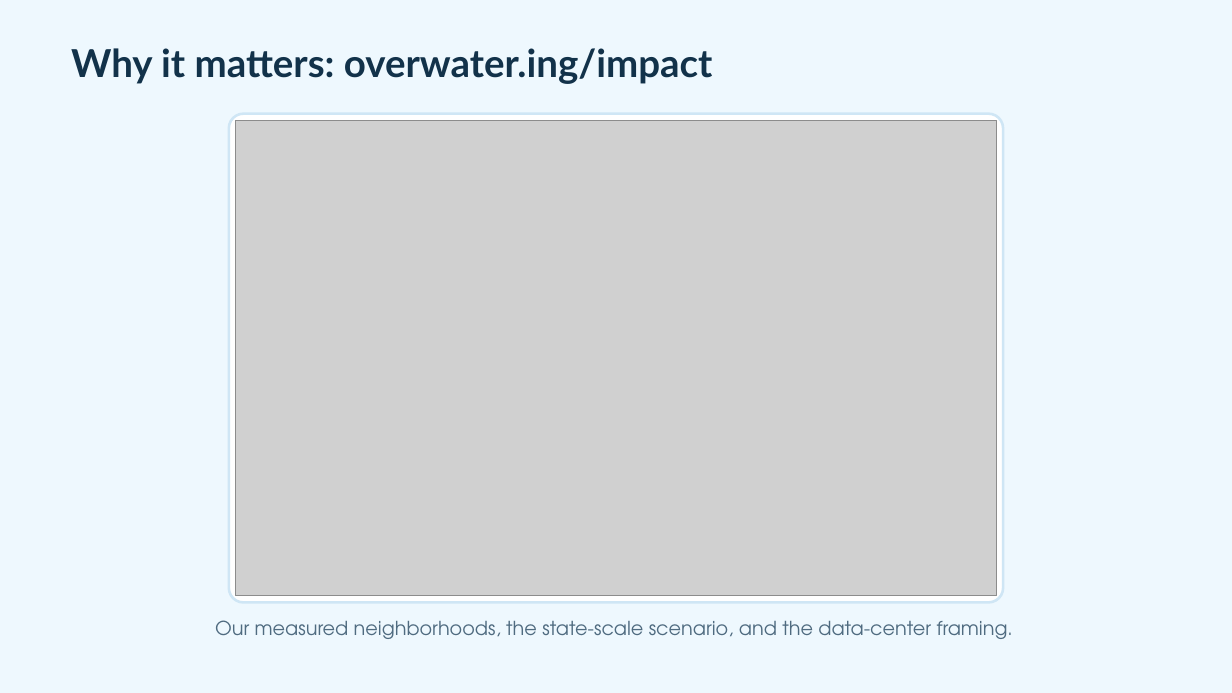
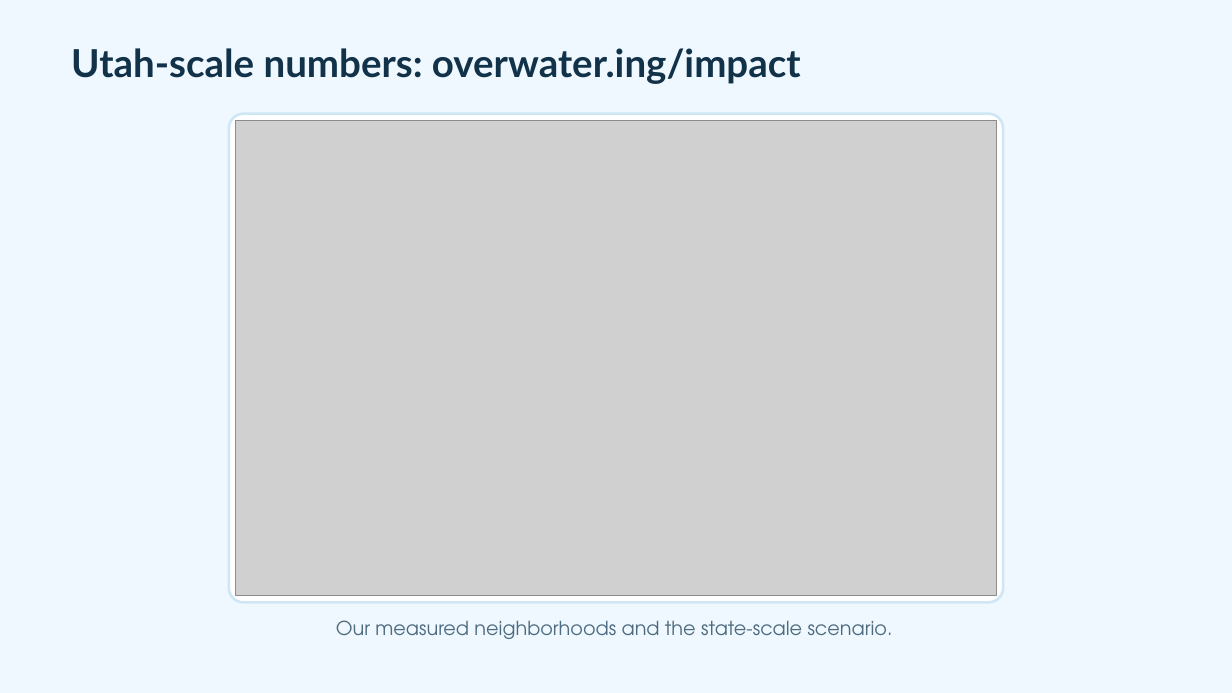
Before and after one commit to adamfortuna/overwatering, a slide deck: slide 25 of docs/pitch/overwatering.pptx (slide 26 before the commit). Drawn at 1232x693 pixels with LibreOffice and Linux fonts; fonts in the diff are those of the drawing; grey boxes stand for pictures. Boxes give left, top, right and bottom in pixels: in the first picture for what was removed or moved away, otherwise in the second. Text is boxed around its words. In the diff, an @@ line names an element or a change of style, - is before the commit and + after.

```diff
--- a/docs/pitch/overwatering.pptx
+++ b/docs/pitch/overwatering.pptx
@@ text at (71,48,801,84): text changed @@
-Why it matters: overwater.ing/impact
+Utah-scale numbers: overwater.ing/impact
@@ text at (336,620,893,639): text changed @@
-Our measured neighborhoods, the state-scale scenario, and the data-center framing.
+Our measured neighborhoods and the state-scale scenario.
```
Also in this commit, not shown: 14 other slides changed, 7 slides added, 8 slides removed, 30 other files.
